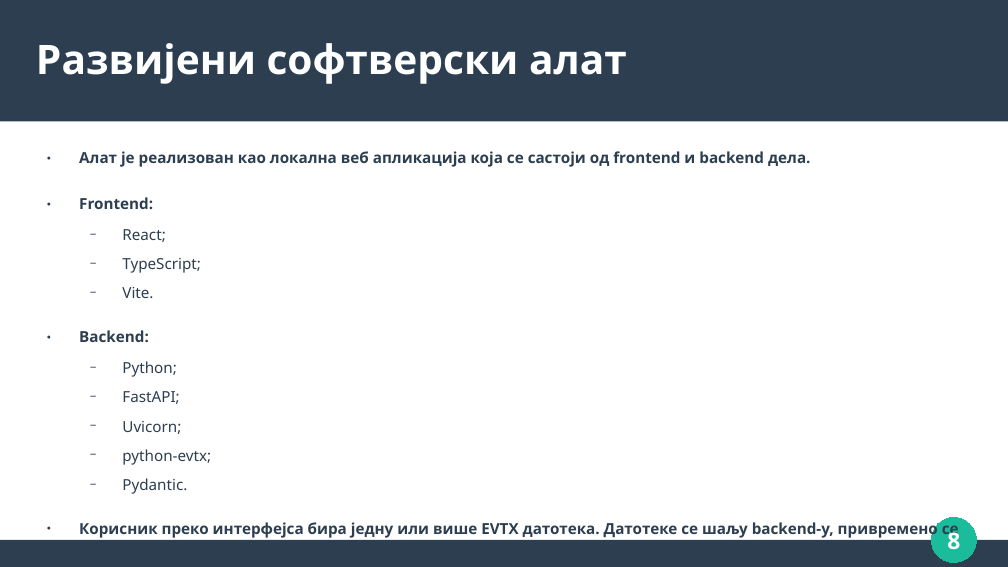
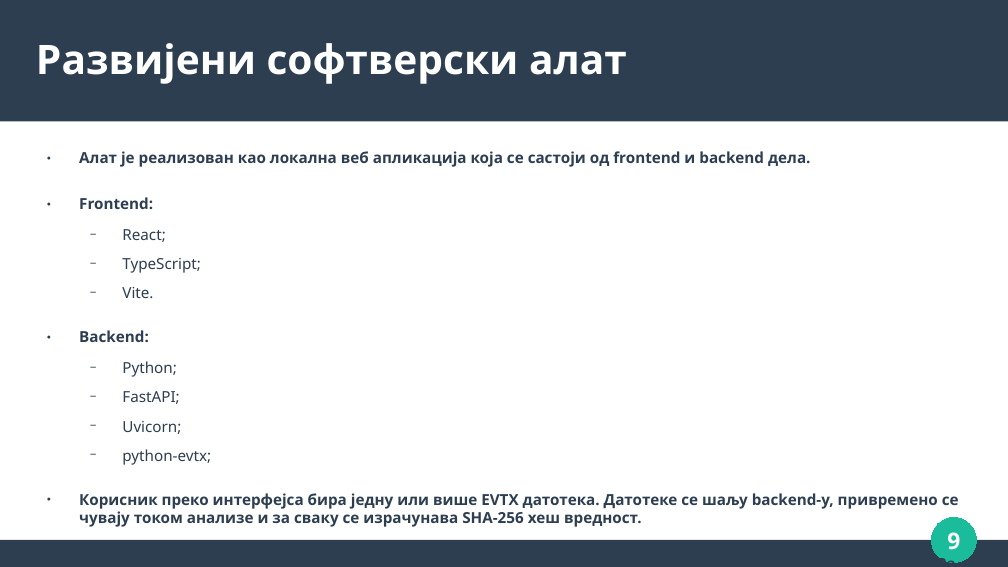
Before and after one commit to djolepetrovic12/digitalna-forenzika, a slide deck: slide 9 of Дигитална форензика.odp (slide 8 before the commit). Drawn at 1008x567 pixels with LibreOffice and Linux fonts; fonts in the diff are those of the drawing. Boxes give left, top, right and bottom in pixels: in the first picture for what was removed or moved away, otherwise in the second. Text is boxed around its words. In the diff, an @@ line names an element or a change of style, - is before the commit and + after.

```diff
--- a/Дигитална форензика.odp
+++ b/Дигитална форензика.odp
@@ text at (122, 478, 187, 494): paragraph removed @@
-  − Pydantic.
@@ page number at (947, 532, 960, 550): text changed @@
-8
+9
```
Also in this commit, not shown: 2 other slides changed, 10 slides added, 14 other files.
